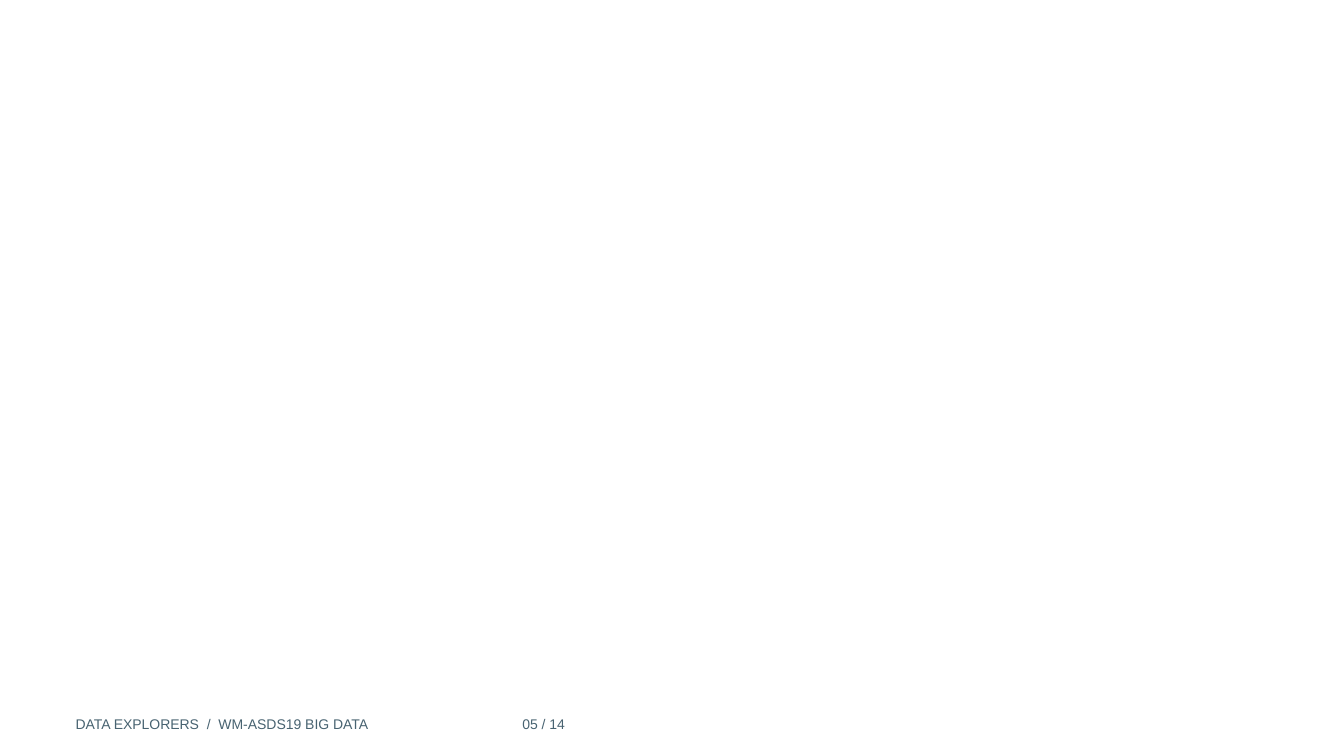
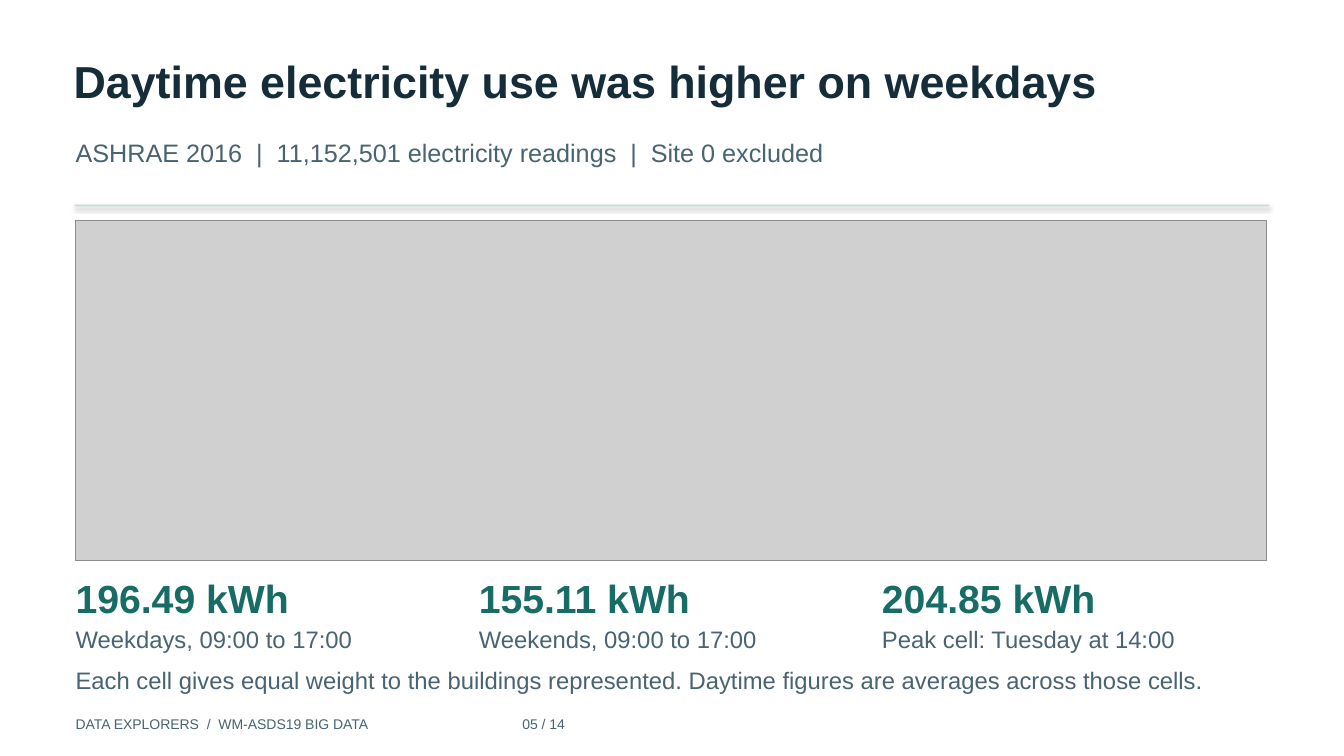
Before and after one commit to fahad9993/bigdata, a slide deck: slide 5 of presentation/Data_Explorers_14_Slide_Presentation.pptx. Drawn at 1344x756 pixels with LibreOffice and Linux fonts; fonts in the diff are those of the drawing; grey boxes stand for pictures; background and template pictures are left out. Boxes give left, top, right and bottom in pixels: in the first picture for what was removed or moved away, otherwise in the second. Text is boxed around its words. In the diff, an @@ line names an element or a change of style, - is before the commit and + after.

```diff
--- a/presentation/Data_Explorers_14_Slide_Presentation.pptx
+++ b/presentation/Data_Explorers_14_Slide_Presentation.pptx
@@ text added at (x1=74, y1=65, x2=1097, y2=107), 32 pt, text #142D39, bold @@
+Daytime electricity use was higher on weekdays
@@ text added at (x1=76, y1=143, x2=823, y2=167), 18 pt, text #486371 @@
+ASHRAE 2016 | 11,152,501 electricity readings | Site 0 excluded
@@ rectangle added at (x1=75, y1=205, x2=1269, y2=207), fill #CDDCD8 @@
@@ picture added at (x1=76, y1=221, x2=1266, y2=561) @@
@@ text added at (x1=76, y1=584, x2=289, y2=614), 28 pt, text #176C65, bold @@
+196.49 kWh
@@ text added at (x1=479, y1=584, x2=690, y2=614), 28 pt, text #176C65, bold @@
+155.11 kWh
@@ text added at (x1=882, y1=584, x2=1096, y2=614), 28 pt, text #176C65, bold @@
+204.85 kWh
@@ text added at (x1=76, y1=630, x2=352, y2=653), 17 pt, text #486371 @@
+Weekdays, 09:00 to 17:00
@@ text added at (x1=479, y1=630, x2=757, y2=651), 17 pt, text #486371 @@
+Weekends, 09:00 to 17:00
@@ text added at (x1=882, y1=630, x2=1175, y2=653), 17 pt, text #486371 @@
+Peak cell: Tuesday at 14:00
@@ text added at (x1=76, y1=671, x2=1202, y2=694), 17 pt, text #486371 @@
+Each cell gives equal weight to the buildings represented. Daytime figures are averages across those cells.
```
Also in this commit, not shown: 2 other slides changed, 1 other file.
